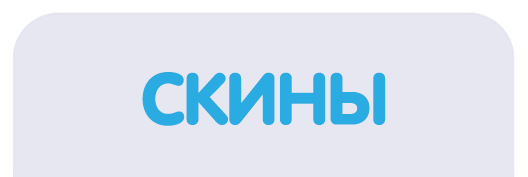
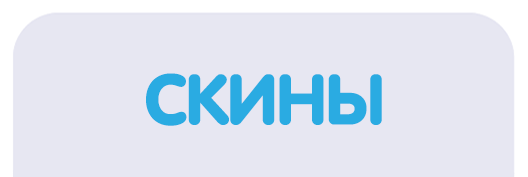
Before/after of a 528 × 177 layered artwork. What changed in the layer stack:
painted on "СКИНЫ" over [142, 72, 386, 126]
